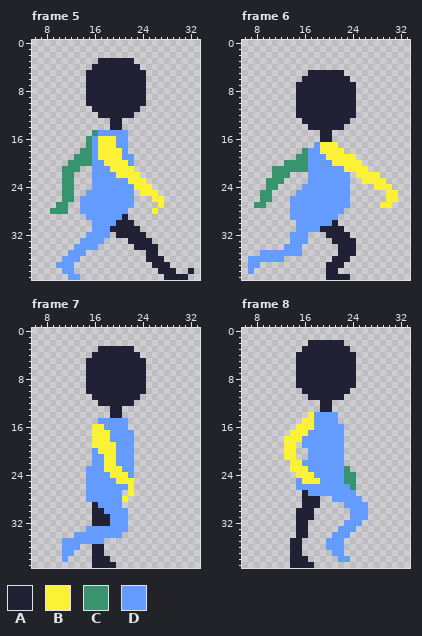
Animated GIF sprite -- animated-character-walk-cycle/walk-cycle.gif. Above is the file before it was changed.
The file is 160x160 pixels, drawn in blocks of 4x4; one block is one cell here. Shown: frame 5: x 6..33, y 0..39; frame 6: x 6..33, y 0..39; frame 7: x 6..33, y 0..39; frame 8: x 6..33, y 0..39. The commit also changed other frames, which this record leaves out.
Palette (. is transparent): A #222034  B #fbf236  C #37946e  D #639bff
New version:
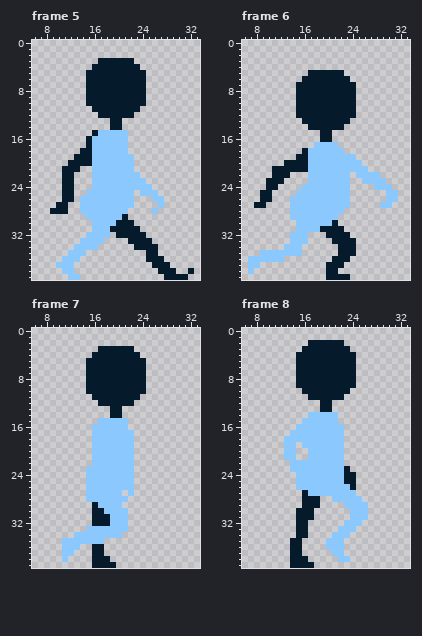
The exact change:
Colour A changes from #222034 to #051b2c.
Colour D changes from #639bff to #8bc8fe.
Frame 5:
Colour A replaces colour C in row 15 at x 16; in rows 16 to 17 at x 15; in row 18 at x 14 to 15; in row 19 at x 13 to 15; in row 20 at x 12 to 15; in row 21 at x 11 to 13.
Colour A replaces colour C in rows 22 to 26 at x 11 to 12; in row 27 at x 10 to 11; in row 28 at x 9 to 11.
Colour D replaces colour B in rows 16 to 17 at x 17 to 19; in rows 18 to 19 at x 17 to 20; in row 20 at x 18 to 21; in row 21 at x 19 to 22; in row 22 at x 20 to 23; in row 23 at x 22 to 24.
Colour D replaces colour B in row 24 at x 23 to 25; in row 25 at x 24 to 26; in row 26 at x 26 to 27; in row 27 at x 27; in row 28 at x 26.
Frame 6:
Colour A replaces colour C in row 18 at x 16; in row 19 at x 15 to 16; in row 20 at x 13 to 16; in row 21 at x 11 to 16; in row 22 at x 11 to 13; in row 23 at x 10 to 12.
Colour A replaces colour C in row 24 at x 10 to 11; in rows 25 to 26 at x 9 to 10; in row 27 at x 8 to 9.
Colour D replaces colour B in row 17 at x 19 to 21; in row 18 at x 19 to 22; in row 19 at x 20 to 24; in row 20 at x 21 to 25; in row 21 at x 23 to 26; in row 22 at x 25 to 28.
Colour D replaces colour B in row 23 at x 26 to 29; in row 24 at x 28 to 30; in rows 25 to 26 at x 30 to 31; in row 27 at x 29 to 30.
Frame 7:
Colour D replaces colour B in row 16 at x 16 to 17; in rows 17 to 18 at x 16 to 18; in row 19 at x 16 to 19; in row 20 at x 17 to 19; in rows 21 to 22 at x 18 to 19; in row 23 at x 18 to 20.
Colour D replaces colour B in row 24 at x 19 to 21; in row 25 at x 20 to 22; in rows 26 to 27 at x 22; in row 28 at x 21.
Frame 8:
Colour A replaces colour C in row 23 at x 23; in rows 24 to 25 at x 23 to 24; in row 26 at x 24.
Colour D replaces colour B in row 14 at x 17; in row 15 at x 16 to 17; in row 16 at x 15 to 17; in row 17 at x 14 to 16; in row 18 at x 13 to 15; in rows 19 to 21 at x 13 to 14.
Colour D replaces colour B in row 22 at x 14 to 15; in row 23 at x 14 to 16; in row 24 at x 15 to 17; in row 25 at x 16 to 18.
